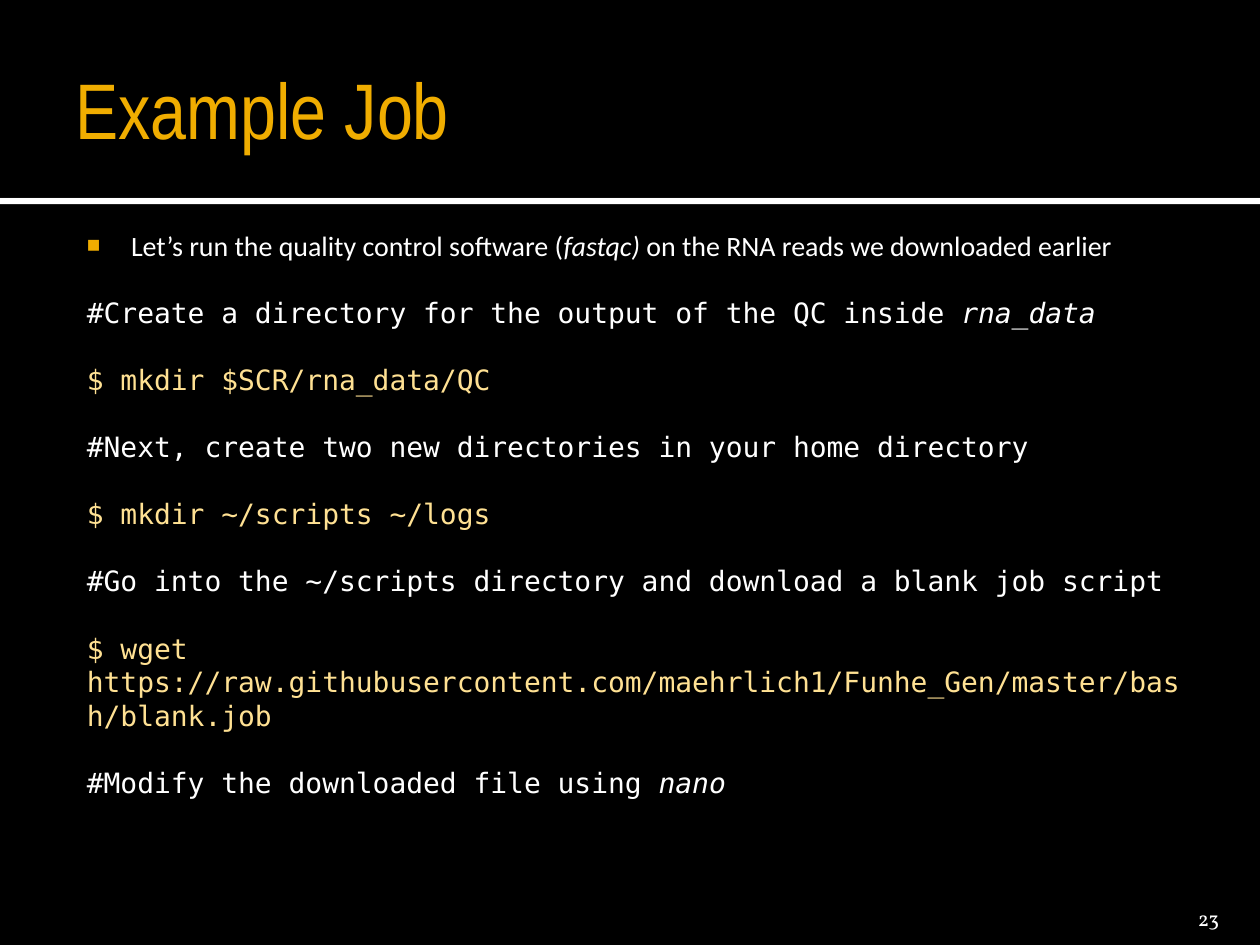
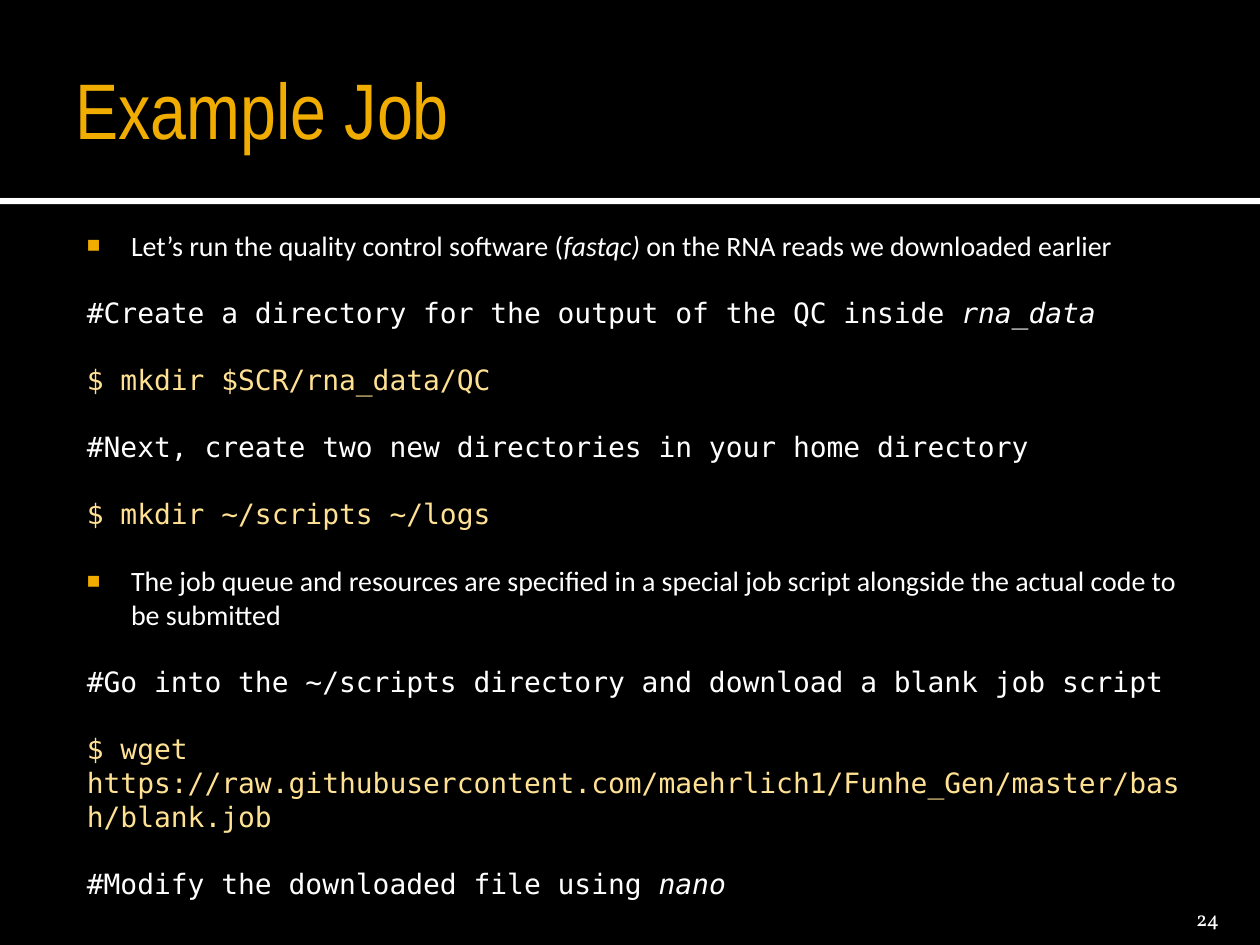
Before and after one commit to maehrlich1/Funhe_Gen, a slide deck: slide 24 of PC/Triton_intro.pptx (slide 23 before the commit). Drawn at 1260x945 pixels with LibreOffice and Linux fonts; fonts in the diff are those of the drawing. Boxes give left, top, right and bottom in pixels: in the first picture for what was removed or moved away, otherwise in the second. Text is boxed around its words. In the diff, an @@ line names an element or a change of style, - is before the commit and + after.

```diff
--- a/PC/Triton_intro.pptx
+++ b/PC/Triton_intro.pptx
@@ text at box(131, 571, 1176, 626): paragraph added @@
+■ The job queue and resources are specified in a special job script alongside the actual code to be submitted
@@ page number at box(1196, 915, 1219, 930): text changed @@
-23
+24
```
Also in this commit, not shown: 4 other slides changed, 1 slide added.
